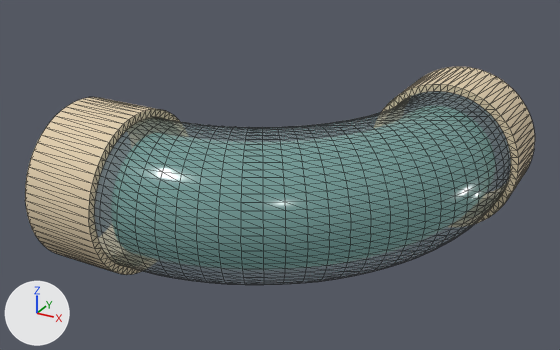
An edit to the glTF model assets/kit/labkit/Pit_Tube_Elbow_R080.glb, drawn before and after from the same camera.
Before and after are seen from a 50 mm lens placed at (1.612, -1.976, 1.521), pointed at (0.327, 0.361, 0.353). Arrows for +X, +Y and +Z are at lower left; the lights stay in place. The first picture is the older version. Mesh edges are drawn as thin lines. Where no turn or scale is listed for an object, it has been applied to the vertices. Vertices at exactly the same position are counted once.

Script lines for the objects in view, before the commit:
```python
me_pit_tube_elbow_r080 = bpy.data.meshes.new('Pit_Tube_Elbow_R080')
me_pit_tube_elbow_r080.from_pydata(...)  # 1728 vertices, 3452 faces; spans x -0.3..1.07, y -0.27..1.1, z 0.08..0.62
me_pit_tube_elbow_r080.materials.append(mat_os_glass)  # light grey #aecac7
me_pit_tube_elbow_r080_sleeves = bpy.data.meshes.new('Pit_Tube_Elbow_R080_Sleeves')
me_pit_tube_elbow_r080_sleeves.from_pydata(...)  # 512 vertices, 1024 faces; spans x -0.3..1.1, y -0.3..1.1, z 0.05..0.65
me_pit_tube_elbow_r080_sleeves.materials.append(mat_os_shell)  # beige #e2cfae
ob_pit_tube_elbow_r080 = bpy.data.objects.new('Pit_Tube_Elbow_R080', me_pit_tube_elbow_r080)
ob_pit_tube_elbow_r080.location = (0.0, 0.0, 0.0)
ob_pit_tube_elbow_r080_sleeves = bpy.data.objects.new('Pit_Tube_Elbow_R080_Sleeves', me_pit_tube_elbow_r080_sleeves)
ob_pit_tube_elbow_r080_sleeves.location = (0.0, 0.0, 0.0)
```
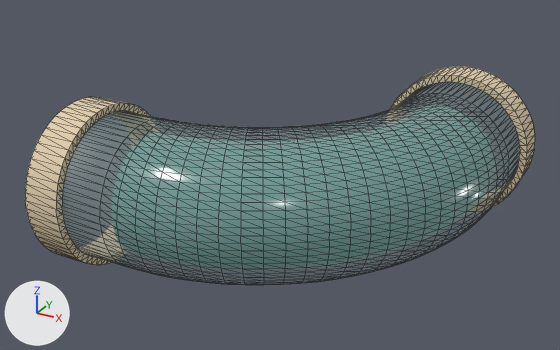
Boxes [x1, y1, x2, y2] around the edits, measured in the pictures (560 x 350 px; the box of a moved part takes in the faces that stretch with it):
'Pit_Tube_Elbow_R080_Sleeves', reshaped: before [25, 67, 535, 275]; after [25, 67, 535, 265]
part 1 of me_pit_tube_elbow_r080_sleeves, moved or reshaped: before [26, 97, 180, 275]; after [26, 97, 150, 265]
part 2 of me_pit_tube_elbow_r080_sleeves, moved or reshaped: before [382, 67, 535, 223]; after [390, 67, 535, 207]

Edits to the bpy script that builds the scene:
```text
Change me_pit_tube_elbow_r080_sleeves:
    where me_pit_tube_elbow_r080_sleeves.from_pydata(...)  # 512 vertices, 1024 faces; spans x -0.3..1.1, y -0.3..1.1, z 0.05..0.65
    used by ob_pit_tube_elbow_r080_sleeves; location = (0.0, 0.0, 0.0)
    me_pit_tube_elbow_r080_sleeves part 1: all 128 vertices in x -0.02, y -0.3..0.3, z 0.05..0.65 are moved by (-0.14, 0.0, 0.0)
    me_pit_tube_elbow_r080_sleeves part 2: all 128 vertices in x 0.5..1.1, y 0.82, z 0.05..0.65 are moved by (0.0, 0.14, 0.0)
```
